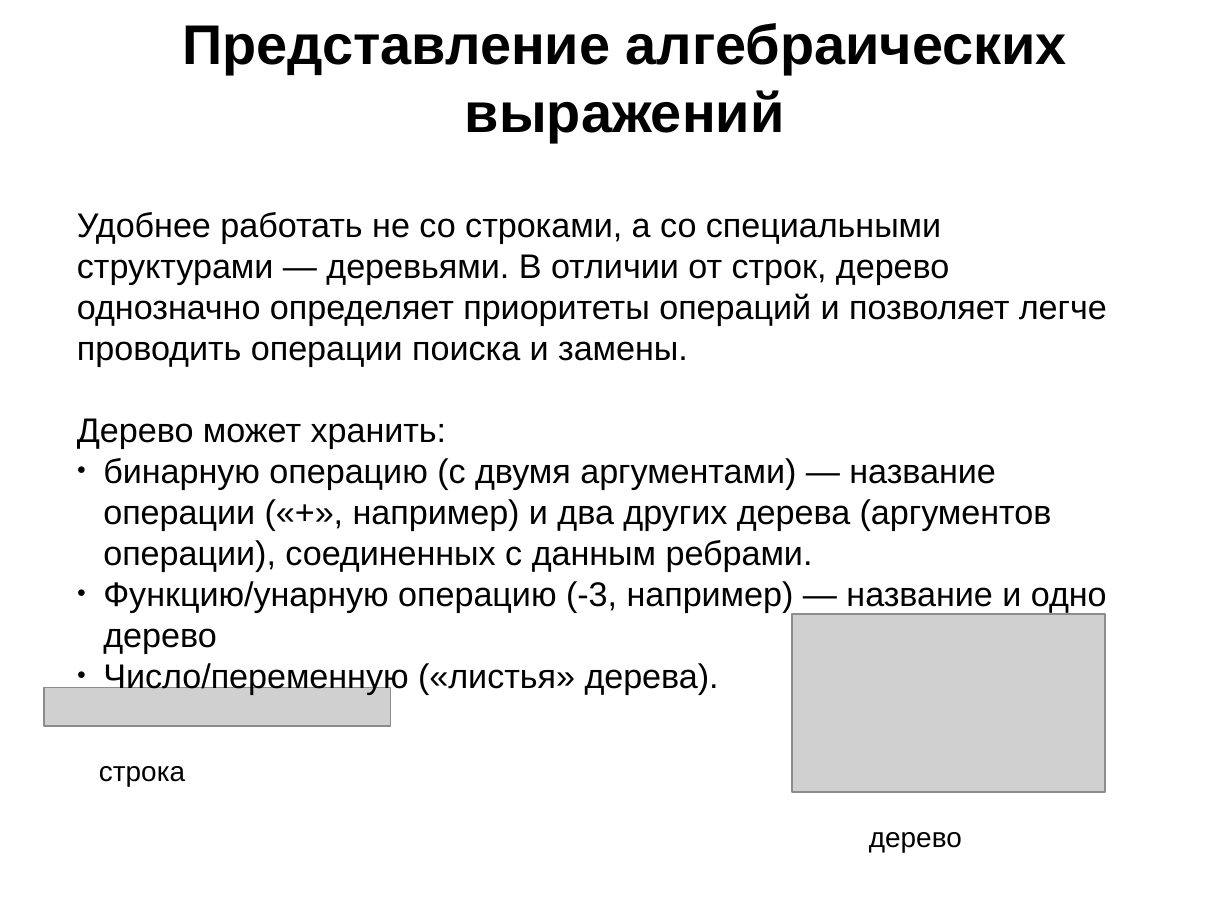
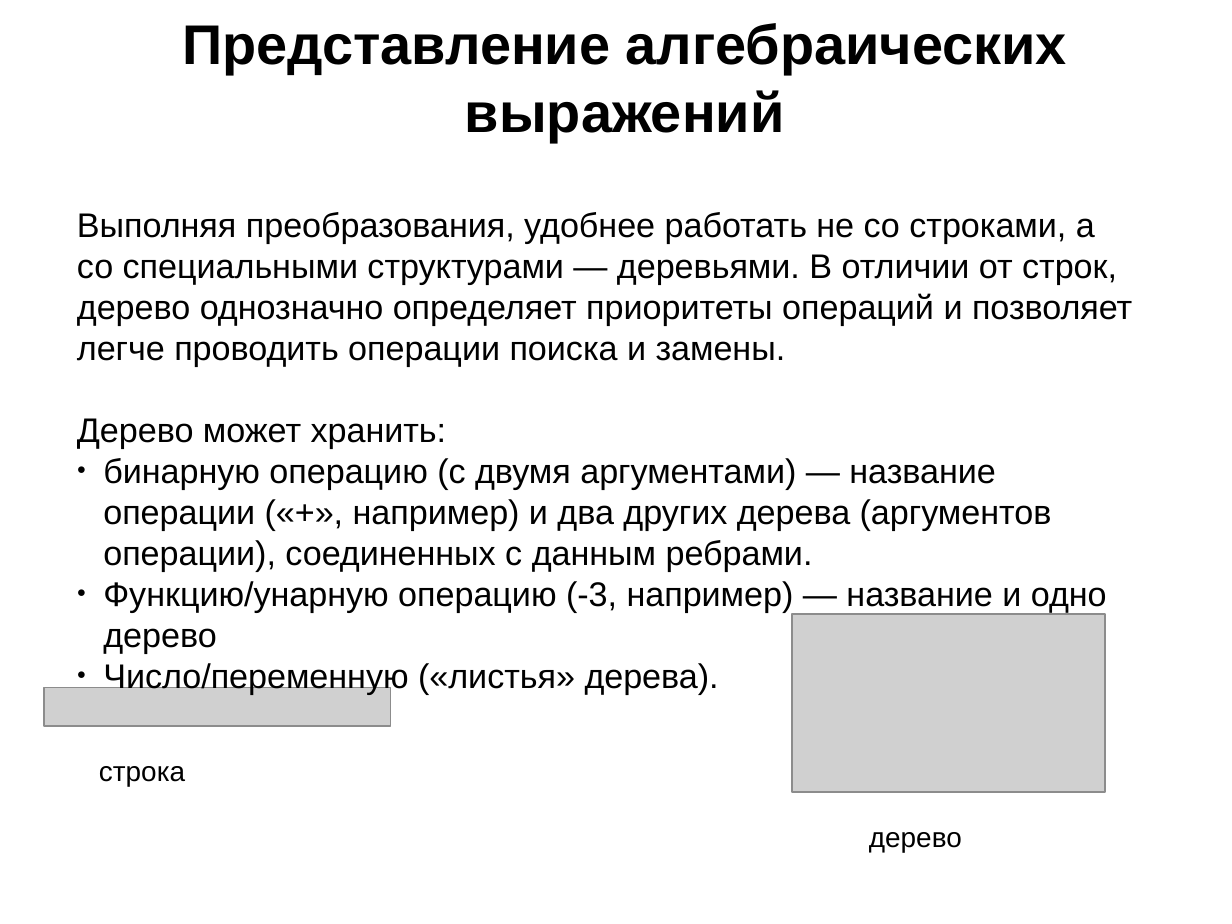
Before and after one commit to sergeivolodin/Diff, a slide deck: slide 2 of p.odp. Drawn at 1232x924 pixels with LibreOffice and Linux fonts; fonts in the diff are those of the drawing; grey boxes stand for pictures. Boxes give left, top, right and bottom in pixels: in the first picture for what was removed or moved away, otherwise in the second. Text is boxed around its words. In the diff, an @@ line names an element or a change of style, - is before the commit and + after.

```diff
--- a/p.odp
+++ b/p.odp
@@ text at (77,212,1132,367): text changed @@
-Удобнее работать не со строками, а со специальными структурами — деревьями. В отличии от строк, дерево однозначно определяет приоритеты операций и позволяет легче проводить операции поиска и замены.
+Выполняя преобразования, удобнее работать не со строками, а со специальными структурами — деревьями. В отличии от строк, дерево однозначно определяет приоритеты операций и позволяет легче проводить операции поиска и замены.
```
Also in this commit, not shown: 4 other slides changed, 1 slide added, 7 other files.
